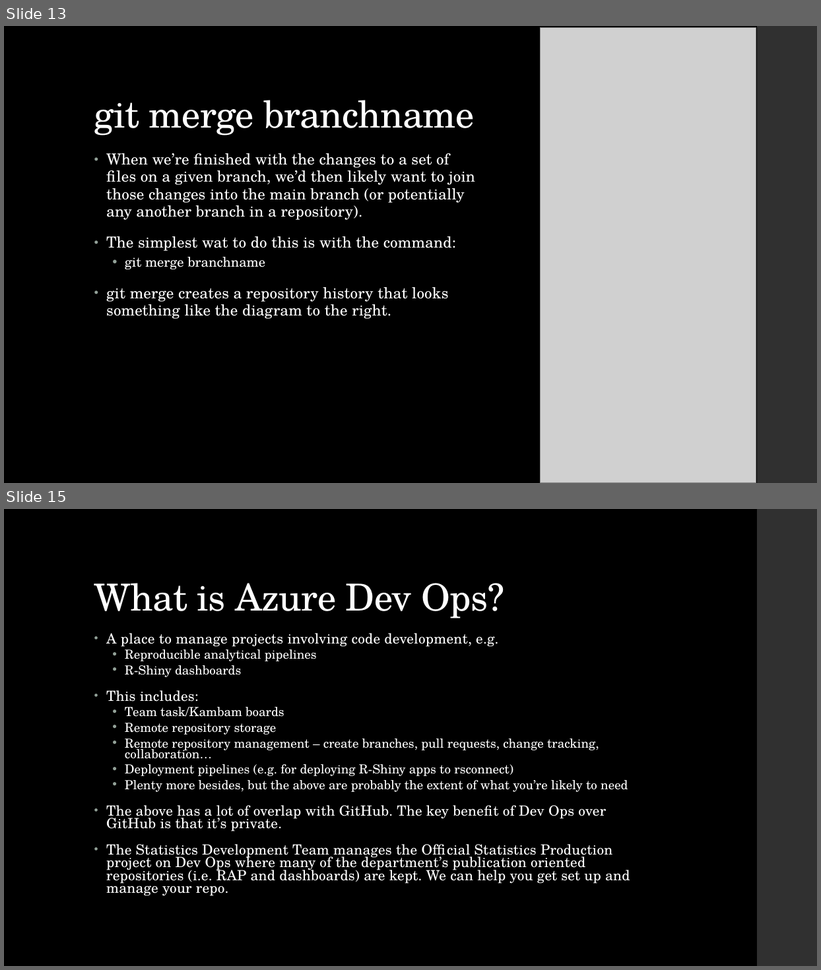
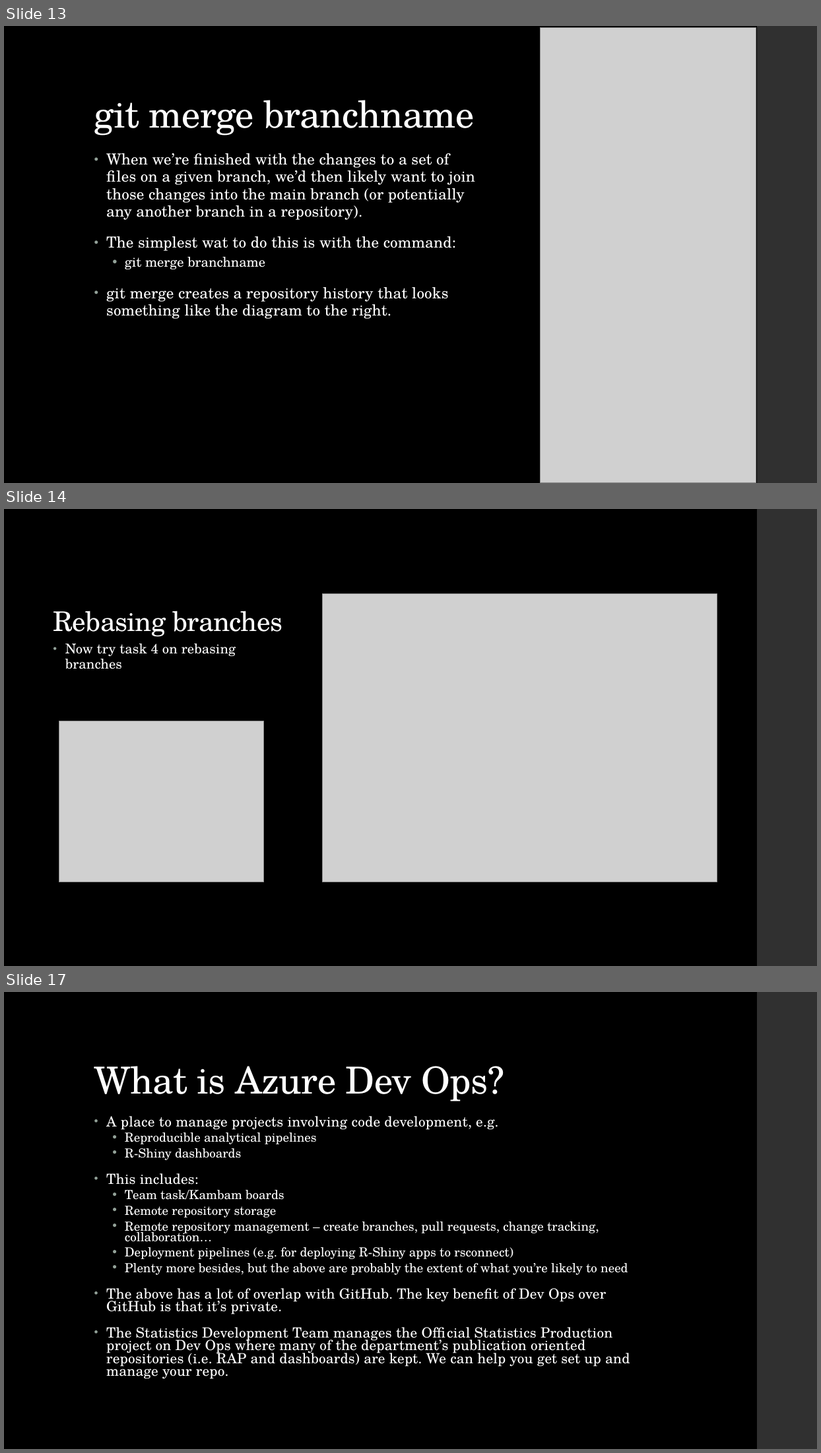
Before and after one commit to dfe-analytical-services/techskills_workshops, a slide deck: slides/workshopslides_quick-git.pptx. Shown one above the other, each under a label of ours: slides 13 and 15 before the commit, slides 13, 14 and 17 after it; the slides between them are not shown. The pictures are 821x970 and 821x1453 pixels, drawn with LibreOffice and Linux fonts; fonts in the diff are those of the drawing; grey boxes stand for pictures. Boxes give left, top, right and bottom in pixels: in the first picture for what was removed or moved away, otherwise in the second. Text is boxed around its words. In the diff, an @@ line names an element or a change of style, - is before the commit and + after.

Commit message:
Added slides on merging and rebasing to quick-git

```diff
--- a/slides/workshopslides_quick-git.pptx
+++ b/slides/workshopslides_quick-git.pptx
@@ slide 14 added at (x1=4, y1=509, x2=817, y2=966), background #000000; not listed: 1 template element that a slide beside it also shows @@
@@ picture added at (x1=322, y1=593, x2=717, y2=883) @@
@@ title added at (x1=53, y1=611, x2=283, y2=637), 32 pt, text #FFFFFF @@
+Rebasing branches
@@ text added at (x1=65, y1=644, x2=236, y2=669), 16 pt, text #FFFFFF @@
+• Now try task 4 on rebasing branches
@@ picture added at (x1=59, y1=722, x2=265, y2=883) @@
@@ what was slide 15 is now slide 17 @@
```
Also in this commit, not shown: 1 slide changed, 1 other slide added.
